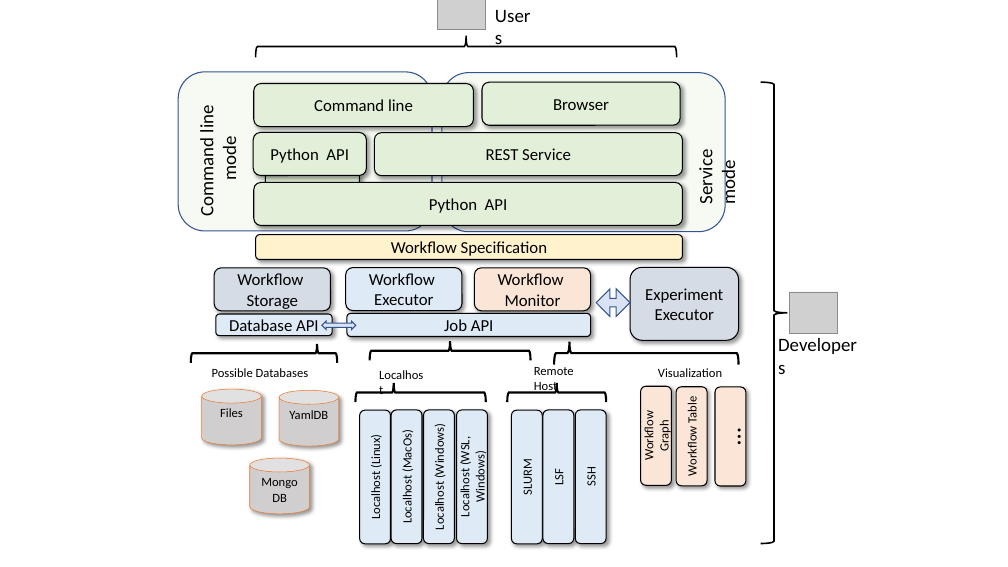
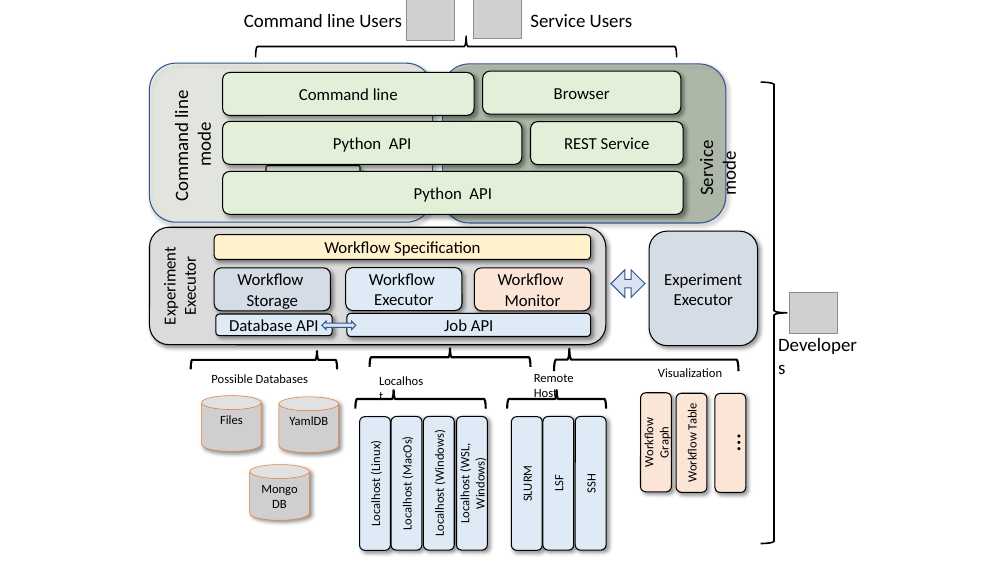
Before and after one commit to cyberaide/paper-cloudmesh-cc-ieee-5-pages, a slide deck: slide 1 of pptx/cloudmesh-cc-arch.pptx. Drawn at 1008x567 pixels with LibreOffice and Linux fonts; fonts in the diff are those of the drawing; grey boxes stand for pictures. Boxes give left, top, right and bottom in pixels: in the first picture for what was removed or moved away, otherwise in the second. Text is boxed around its words. In the diff, an @@ line names an element or a change of style, - is before the commit and + after.

```diff
--- a/pptx/cloudmesh-cc-arch.pptx
+++ b/pptx/cloudmesh-cc-arch.pptx
@@ text added at bbox=[244, 14, 402, 27], 18 pt, text #000000 @@
+Command line Users
@@ picture added at bbox=[407, 0, 455, 39] @@
@@ picture: place and size @@
-picture at bbox=[438, 0, 486, 29]
+picture at bbox=[473, 0, 522, 38]
@@ text at bbox=[530, 14, 633, 27]: text changed @@
-Users
+Service Users
@@ rounded rectangle: place and size @@
-rounded rectangle at bbox=[178, 72, 433, 231]
+rounded rectangle at bbox=[150, 64, 433, 222]
@@ rounded rectangle at bbox=[150, 64, 433, 222]: shadow on @@
@@ text "Command line": place and size @@
-text "Command line" at bbox=[195, 107, 241, 214]
+text "Command line" at bbox=[170, 92, 216, 200]
@@ rounded rectangle "Command line": place and size @@
-rounded rectangle "Command line" at bbox=[254, 83, 474, 126]
+rounded rectangle "Command line" at bbox=[222, 73, 474, 116]
@@ 3 rounded rectangles, 1 text: place and size @@
-3 rounded rectangles, 1 text at bbox=[265, 73, 740, 231]
+3 rounded rectangles, 1 text at bbox=[266, 64, 741, 223]
@@ rounded rectangle at bbox=[443, 64, 727, 223]: fill #E2F0D9 at 30% opacity to #385723 at 30% opacity; shadow on @@
@@ rounded rectangle "Python API": place and size @@
-rounded rectangle "Python API" at bbox=[253, 132, 367, 175]
+rounded rectangle "Python API" at bbox=[222, 121, 522, 164]
@@ rounded rectangle "REST Service": place and size @@
-rounded rectangle "REST Service" at bbox=[374, 132, 683, 175]
+rounded rectangle "REST Service" at bbox=[531, 122, 684, 165]
@@ rounded rectangle "Python API": place and size @@
-rounded rectangle "Python API" at bbox=[254, 182, 683, 225]
+rounded rectangle "Python API" at bbox=[222, 172, 683, 215]
@@ rounded rectangle added at bbox=[149, 228, 606, 345], fill #DBDBDB, outline #000000 1 pt, 16 pt, text #000000 @@
+Experiment
+Executor
@@ rounded rectangle "Workflow Specification": place and size @@
-rounded rectangle "Workflow Specification" at bbox=[256, 234, 683, 259]
+rounded rectangle "Workflow Specification" at bbox=[214, 234, 591, 259]
@@ rounded rectangle "Experiment Executor": place and size @@
-rounded rectangle "Experiment Executor" at bbox=[630, 268, 739, 341]
+rounded rectangle "Experiment Executor" at bbox=[650, 231, 758, 346]
@@ left right arrow: place and size @@
-left right arrow at bbox=[597, 289, 631, 317]
+left right arrow at bbox=[611, 270, 645, 298]
@@ 10 rounded rectangles, 5 right braces, 3 texts, 3 cylinders: place and size @@
-10 rounded rectangles, 5 right braces, 3 texts, 3 cylinders at bbox=[191, 342, 746, 544]
+10 rounded rectangles, 5 right braces, 3 texts, 3 cylinders at bbox=[191, 348, 746, 551]
```
Also in this commit, not shown: 1 other file.
